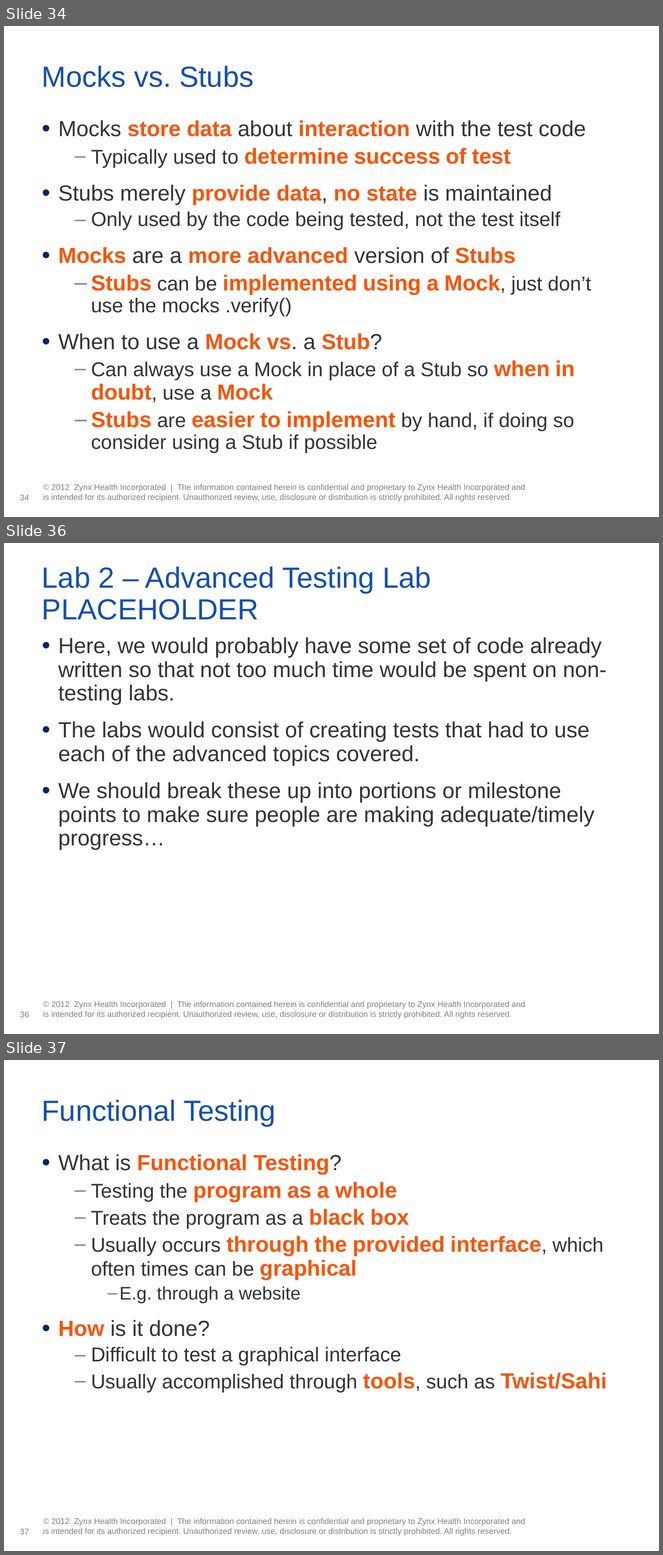
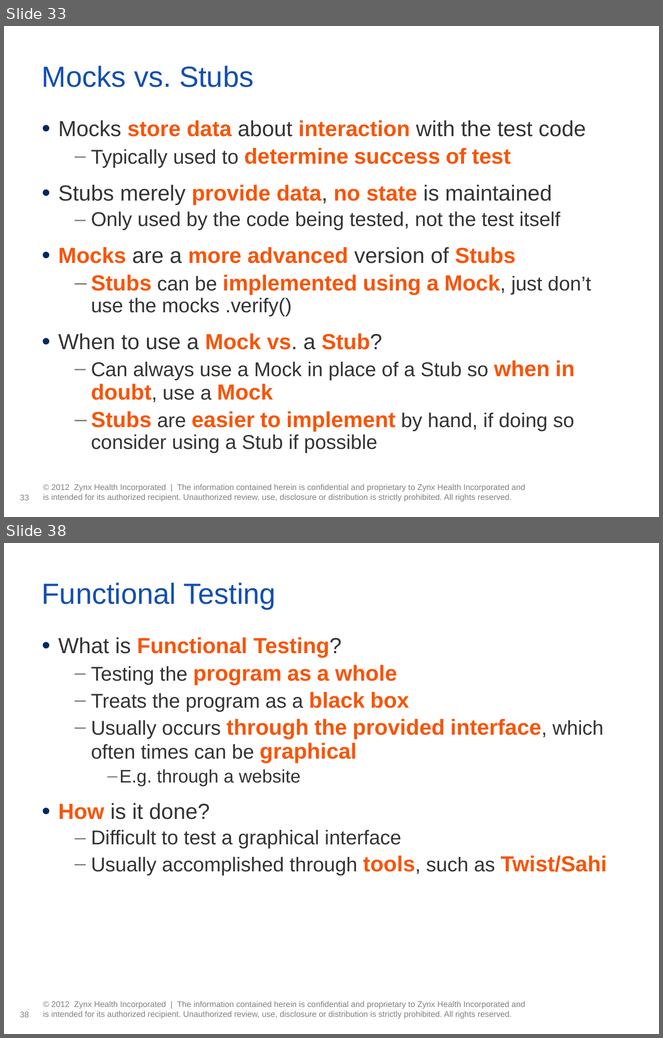
Before and after one commit to tathougies/zynx-se-bootcamp, a slide deck: testing/Testing Presentation.pptx. Shown one above the other, each under a label of ours: slides 34, 36 and 37 before the commit, slides 33 and 38 after it; the slides between them are not shown. The pictures are 663x1555 and 663x1038 pixels, drawn with LibreOffice and Linux fonts; fonts in the diff are those of the drawing; background and template pictures are left out. Boxes give left, top, right and bottom in pixels: in the first picture for what was removed or moved away, otherwise in the second. Text is boxed around its words. In the diff, an @@ line names an element or a change of style, - is before the commit and + after.

```diff
--- a/testing/Testing Presentation.pptx
+++ b/testing/Testing Presentation.pptx
@@ slide 36 removed at [4, 543, 659, 1034], background #FFFFFF; not listed: 2 template elements that a slide beside it also shows @@
@@ title removed at [42, 566, 431, 620] @@
-Lab 2 – Advanced Testing Lab PLACEHOLDER
@@ text removed at [58, 637, 607, 850] @@
-• Here, we would probably have some set of code already written so that not too much time would be spent on non-testing labs.
-• The labs would consist of creating tests that had to use each of the advanced topics covered.
-• We should break these up into portions or milestone points to make sure people are making adequate/timely progress…
@@ what was slide 34 is now slide 33 @@
@@ page number at [20, 495, 29, 501]: text changed @@
-34
+33
@@ what was slide 37 is now slide 38 @@
@@ page number at [20, 1012, 29, 1018]: text changed @@
-37
+38
```
Also in this commit, not shown: 2 slides changed, 4 slides added, 2 other slides removed, 13 other files.
